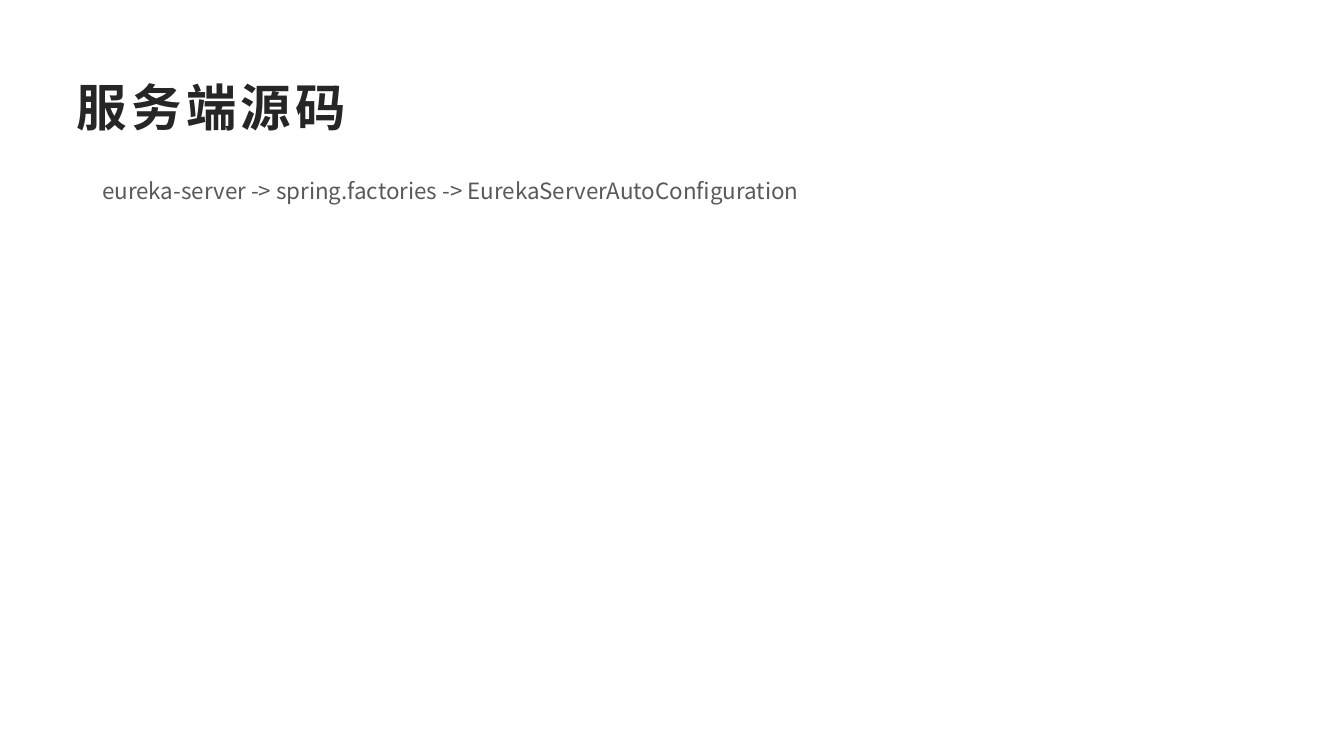
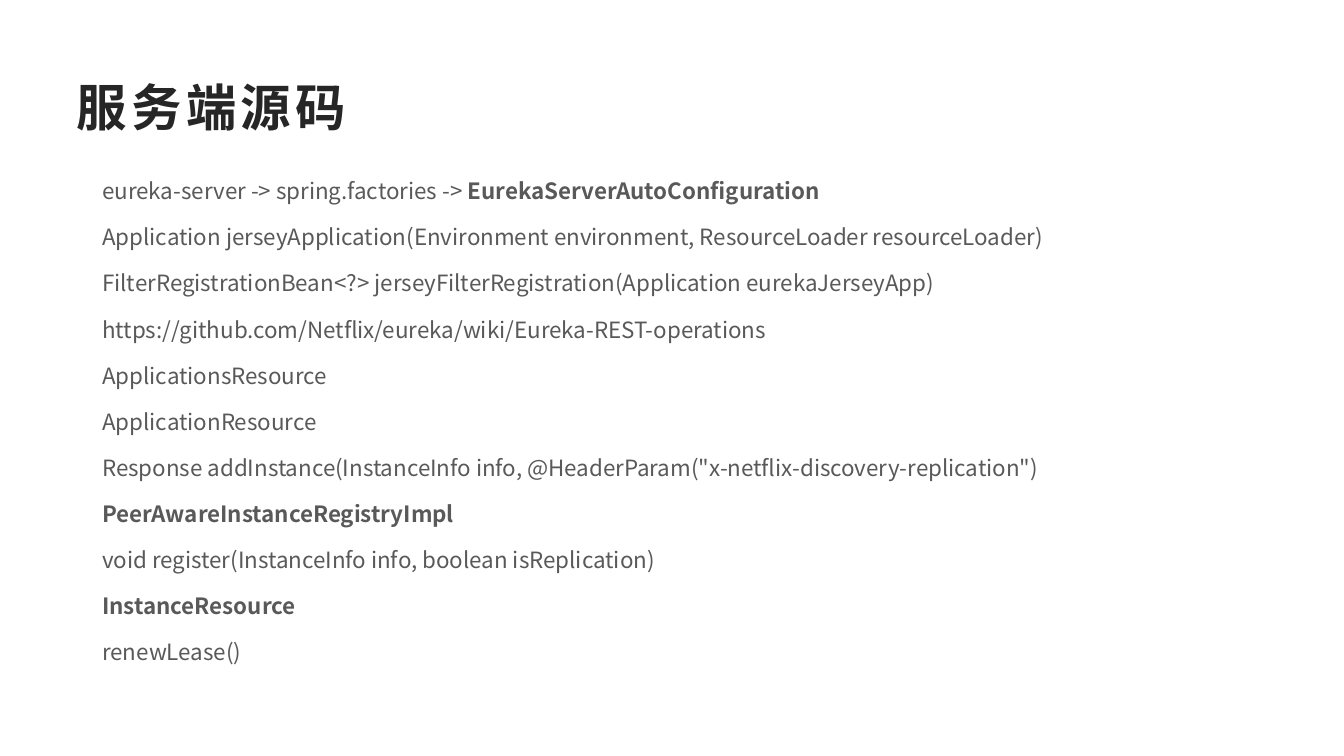
Before and after one commit to dylan7168/springcloud, a slide deck: slide 4 of document/SpringCloud融会贯通/01-Eureka原理解析.pptx. Drawn at 1344x756 pixels with LibreOffice and Linux fonts; fonts in the diff are those of the drawing. Boxes give left, top, right and bottom in pixels: in the first picture for what was removed or moved away, otherwise in the second. Text is boxed around its words. In the diff, an @@ line names an element or a change of style, - is before the commit and + after.

```diff
--- a/document/SpringCloud融会贯通/01-Eureka原理解析.pptx
+++ b/document/SpringCloud融会贯通/01-Eureka原理解析.pptx
@@ text at [102,181,820,205]: bold on in "EurekaServerAutoConfiguration" @@
@@ text at [102,227,1043,664]: paragraphs added @@
+Application jerseyApplication(Environment environment, ResourceLoader resourceLoader)
+FilterRegistrationBean<?> jerseyFilterRegistration(Application eurekaJerseyApp)
+https://github.com/Netflix/eureka/wiki/Eureka-REST-operations
+ApplicationsResource
+ApplicationResource
+Response addInstance(InstanceInfo info, @HeaderParam("x-netflix-discovery-replication")
+PeerAwareInstanceRegistryImpl
+void register(InstanceInfo info, boolean isReplication)
+InstanceResource
+renewLease()
```
Also in this commit, not shown: 2 slides added.
